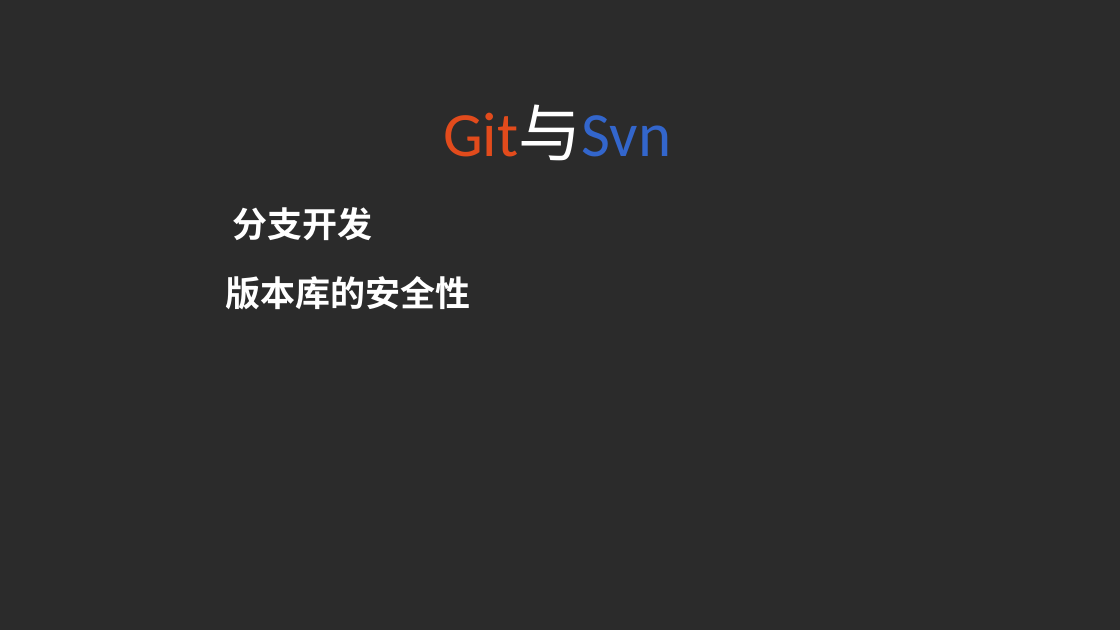
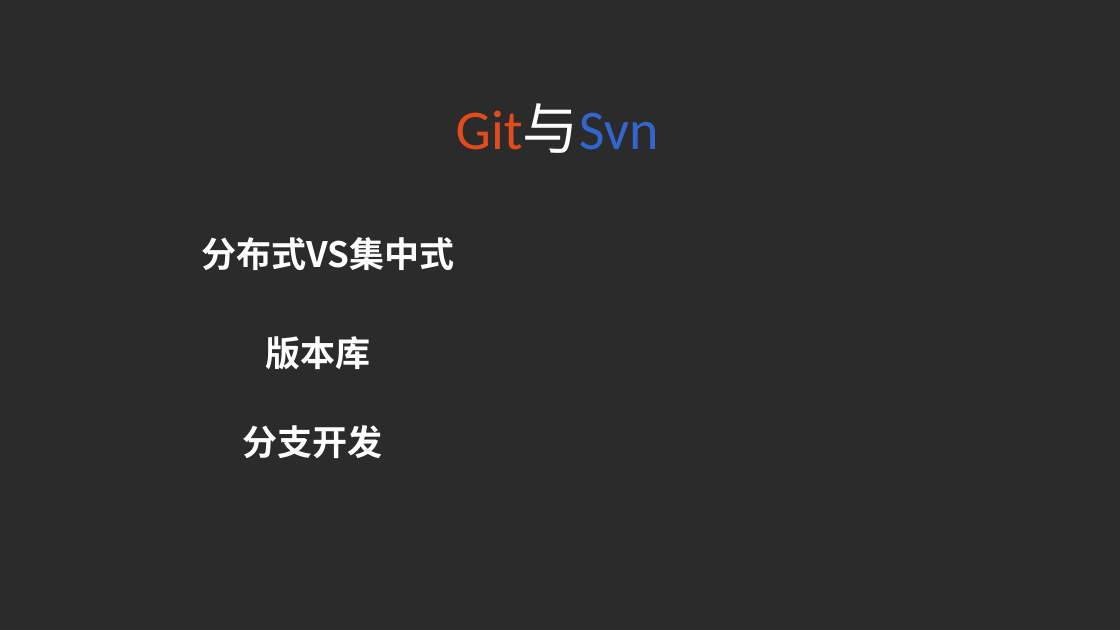
Before and after one commit to liuchangfa/workplace, a slide deck: slide 2 of training/Git/Git.ppt. Drawn at 1120x630 pixels with LibreOffice and Linux fonts; fonts in the diff are those of the drawing; background and template pictures are left out; a plain dark background stands for a picture behind light text. Boxes give left, top, right and bottom in pixels: in the first picture for what was removed or moved away, otherwise in the second. Text is boxed around its words. In the diff, an @@ line names an element or a change of style, - is before the commit and + after.

```diff
--- a/training/Git/Git.ppt
+++ b/training/Git/Git.ppt
@@ text "Git与Svn" at (456, 103, 659, 153): size 36 to 32 pt @@
@@ text added at (201, 237, 454, 270), 20 pt, text #FFFFFF, bold @@
+分布式VS集中式
@@ text at (265, 336, 370, 369): text changed @@
-版本库的安全性
+版本库
@@ text "分支开发": place and size @@
-text "分支开发" at (232, 207, 372, 240)
+text "分支开发" at (242, 425, 382, 458)
```
Also in this commit, not shown: 2 other slides changed, 2 slides added, 2 slides removed, 4 other files.
